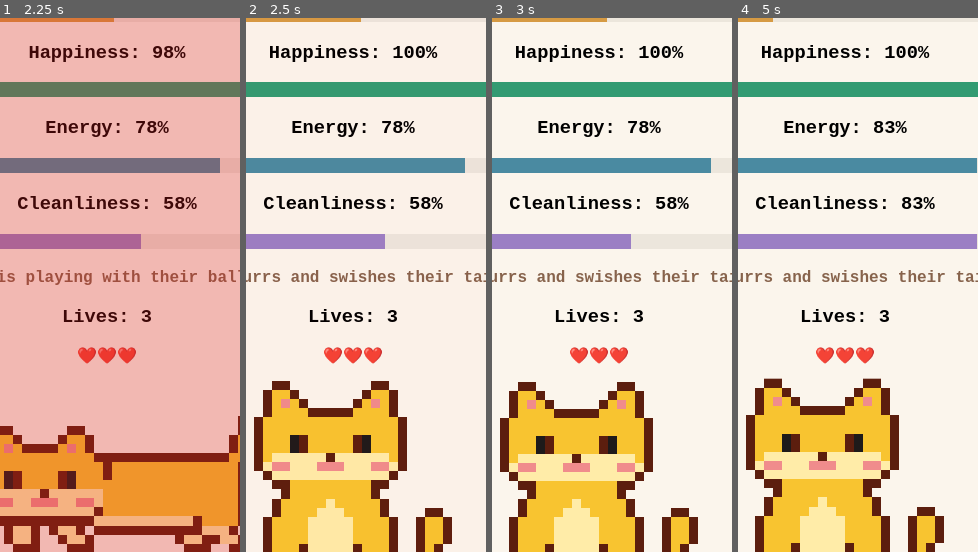
Above: before the commit, frames 1-4 (left to right).
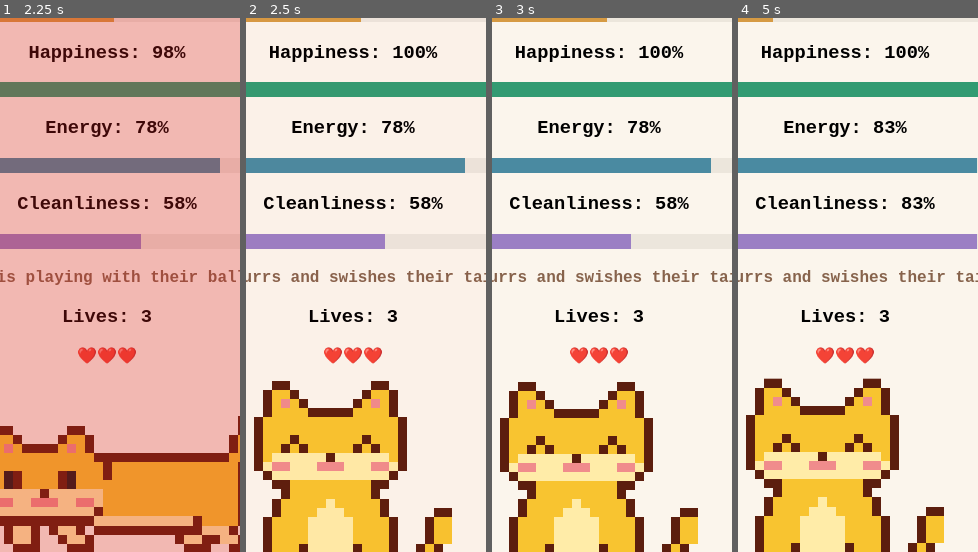
Above: after the commit, the same moments.

Repository: nannaellaraun/cat-game
Game: browser game, page index.html
The game is run twice, just before and just after one commit, with the same random seed, the same clock (stepped at 60 frames per second) and the same inputs.
Inputs:
- Up to frame 1 (2.25 s): click "Play with Cat" at 0.27 s; click "Meow" at 1.27 s; click "Belly rub" at 1.87 s; click "Play with Cat" at 2.02 s
- Up to frame 2 (2.5 s): click "Pet Cat" at 2.47 s
- Up to frame 3 (3 s): no input
- Up to frame 4 (5 s): click "Meow" at 3.07 s; click "Feed Cat" at 3.67 s; click "Brush Cat" at 4.27 s; click "Meow" at 4.52 s; click "Pet Cat" at 4.87 s
The pictures show only the part of the screen within x 28-78%, y 26-76%; the shares and areas given below are measured in that part.

Frame 1 is identical in both runs. In frame 2, 1.2% of the frame differs, in the area x 14-86%, y 78-99%; in frame 3, 1.2%; in frame 4, 1.2%.

Commit message:
Add petting animation and belly rub roll-over animation
Co-Authored-By: Claude Opus 5.5 <noreply@anthropic.com>

Diff:
--- a/game.js
+++ b/game.js
@@ -184,6 +184,7 @@
       cat.activity = "neutral";
       cat.happiness = up(cat.happiness, 5);
       cat.message = cat.name + " purrs and swishes " + pronoun().possessive + " tail.";
+      nextAnimation = "pet";
     }
   },
   bellyRub() {
@@ -191,6 +192,7 @@
     cat.activity = "neutral";
     cat.happiness = up(cat.happiness, 10);
     cat.message = cat.name + " rolls over and purrs. Belly rubs are the best!";
+    nextAnimation = "belly";
   },
   brush() {
     if (Math.random() < traits().brushScratchChance) return scratch();
@@ -330,6 +332,7 @@
 }
 
 function doAction(name) {
+  if (name !== "timePassed") stopAnimation();
   // Doing anything else breaks the petting streak; time passing doesn't.
   if (name !== "pet" && name !== "timePassed") cat.petStreak = 0;
   actions[name]();
@@ -340,6 +343,8 @@
   applyRules();
   saveState();
   render();
+  if (nextAnimation) playAnimation(nextAnimation);
+  nextAnimation = null;
 }
 
 // ---------- Drawing the page ----------
@@ -394,7 +399,8 @@
   const look = { hat: isPartyTime(), messy: cat.cleanliness <= MESSY_AT };
   const draw = (extra) => drawCat(sprite, cat.color, cat.coat, cat.eyes, { ...look, ...extra });
   catFrames = { normal: draw(), blink: draw({ blink: true }), tail: draw({ tail: true }) };
-  $("cat-image").src = catFrames.normal;
+  catLook = look;
+  if (!animation) $("cat-image").src = catFrames.normal;
   $("game-over-image").src = drawCat("gameOver", cat.color, cat.coat, cat.eyes);
 }
 
@@ -403,8 +409,66 @@
 // The cat blinks now and then and swishes its tail every few seconds.
 // (Breathing is a CSS animation in style.css.)
 let catFrames = {};
-const showFrame = (name) => ($("cat-image").src = catFrames[name]);
+let catLook = {};
+const reducedMotion = window.matchMedia("(prefers-reduced-motion: reduce)").matches;
+const showFrame = (name) => {
+  if (!animation) $("cat-image").src = catFrames[name];
+};
 const randomBetween = (min, max) => min + Math.random() * (max - min);
+
+// Petting and belly rubs play a short animation, then the cat goes back to normal.
+let nextAnimation = null; // set by an action, played after the page is drawn
+let animation = null; // the animation playing right now
+
+// Each animation is a list of pictures shown one after another: [sprite, extra drawing options, milliseconds].
+const repeat = (steps, times) => Array.from({ length: times }, () => steps).flat();
+
+const ANIMATIONS = {
+  // happy ^ ^ eyes and a fast tail swish
+  pet: {
+    still: ["neutral", { happy: true }],
+    steps: repeat([["neutral", { happy: true, tail: true }, 200], ["neutral", { happy: true }, 200]], 5),
+  },
+  // lies down, rolls onto its back, then rolls back and sits up
+  belly: {
+    still: ["belly", {}],
+    steps: [
+      ["sleepy", {}, 300],
+      ["belly", {}, 2400],
+      ["sleepy", {}, 300],
+      ["neutral", {}, 250],
+    ],
+  },
+};
+
+function playAnimation(name) {
+  stopAnimation();
+  const { still, steps } = ANIMATIONS[name];
+  const draw = ([sprite, extra]) => drawCat(sprite, cat.color, cat.coat, cat.eyes, { ...catLook, ...extra });
+  const image = $("cat-image");
+  const length = steps.reduce((sum, step) => sum + step[2], 0);
+  animation = { timers: [] };
+
+  if (reducedMotion) {
+    // With reduced motion the main picture stays still for the same time.
+    image.src = draw(still);
+  } else {
+    let at = 0;
+    for (const step of steps) {
+      const url = draw(step);
+      animation.timers.push(setTimeout(() => (image.src = url), at));
+      at += step[2];
+    }
+  }
+  animation.timers.push(setTimeout(stopAnimation, length));
+}
+
+function stopAnimation() {
+  if (!animation) return;
+  animation.timers.forEach(clearTimeout);
+  animation = null;
+  $("cat-image").src = catFrames.normal;
+}
 
 function blinkLoop() {
   setTimeout(() => {
@@ -423,7 +487,7 @@
   }, randomBetween(4000, 8000));
 }
 
-if (!window.matchMedia("(prefers-reduced-motion: reduce)").matches) {
+if (!reducedMotion) {
   blinkLoop();
   tailLoop();
 }
--- a/index.html
+++ b/index.html
@@ -5,7 +5,7 @@
 <meta name="viewport" content="width=device-width, initial-scale=1">
 <title>Cat Game</title>
 <!-- Bump ?v= on every update so browsers load the new files, not an old saved copy -->
-<link rel="stylesheet" href="style.css?v=20261105-4">
+<link rel="stylesheet" href="style.css?v=20261105-8">
 </head>
 <body>
 <div class="game">
@@ -104,7 +104,7 @@
   </dialog>
 
 </div>
-<script src="sprites.js?v=20261105-4"></script>
-<script src="game.js?v=20261105-4"></script>
+<script src="sprites.js?v=20261105-8"></script>
+<script src="game.js?v=20261105-8"></script>
 </body>
 </html>
--- a/sprites.js
+++ b/sprites.js
@@ -34,6 +34,7 @@
     ],
     regions: {ears: [[0, 0, 6, 3], [10, 0, 16, 3]], mask: [[5, 7, 11, 10]], tail: [[15, 14, 21, 21]], paws: [[0, 21, 14, 22]]},
     hat: [8, 2], // party hat: middle column and bottom row
+    happyEyes: [[3, 7], [4, 6], [5, 7], [11, 7], [12, 6], [13, 7]], // ^ ^ when petted
   },
   angry: {
     art: [
@@ -172,6 +173,27 @@
     ],
     regions: {ears: [[0, 0, 4, 2], [8, 0, 12, 2]], mask: [[5, 7, 9, 9]], tail: [[11, 12, 24, 13]], paws: [[2, 11, 10, 12]]},
     hat: [6, 1], // party hat: middle column and bottom row
+  },
+  belly: {
+    art: [
+      ".....................................",
+      ".....................................",
+      ".....................................",
+      ".....................................",
+      "...............KK...KK..KK..KK.......",
+      "..KKKKKKKKKK..KLLK.KLLKKLLKKLLK..KK..",
+      ".KLLLLLLLLLLK.KYYK.KYYKKYYKKYYK.KYYK.",
+      "KLPPLLKKKLLPPKKYYK.KYYKKYYKKYYK.KYOK.",
+      "KLLLLLLKLLLLLKKYYKKKYYKKYYKKYYK.KYYK.",
+      "KYCYCYYYYCYCYLLLLLLLLLLLLLLLLLK.KYOK.",
+      "KYYCYYYYYYCYYLLLLLLLLLLLLLLLLLLKKYYK.",
+      "KYYYYOOYYYYYKLLLLLLLLLLLLLLLLLLKKYOK.",
+      "KYYYOYYOYYYYKYYOYYYOYYYOYYYOYYYYYYYK.",
+      "KYPYKKKKKYPYKYOYYYOYYYOYYYOYYYYKKKK..",
+      "KYYK....KYYKKYYYYYYYYYYYYYYYYYK......",
+      ".KK......KK.KKKKKKKKKKKKKKKKKK.......",
+    ],
+    regions: {ears: [[0, 13, 4, 15], [8, 13, 12, 15]], mask: [[5, 6, 9, 9]], tail: [[32, 5, 35, 12]], paws: [[14, 4, 31, 5]]},
   },
   gameOver: {
     art: [
@@ -362,6 +384,14 @@
   });
 }
 
+// Happy eyes: the open eyes become ^ ^ arcs (only for sprites that list happyEyes).
+function happyEyes(grid, cells) {
+  grid.forEach((row) => row.forEach((c, x) => {
+    if (c === "E" || c === "F" || c === "D") row[x] = "Y";
+  }));
+  for (const [x, y] of cells) grid[y][x] = "C";
+}
+
 // Tail swish: the upper part of the tail moves one pixel sideways.
 // Only the tail's own pixels move (not the body outline at the edge of the tail box).
 function swishTail(grid, regions) {
@@ -400,14 +430,15 @@
 
 // Returns an image URL of the sprite in the given color, coat and eye color.
 // Options: hat (birthday party hat), messy (tufts and dirt when the cat needs brushing),
-// blink (eyes closed) and tail (tail swished to the side) for the animation frames.
+// blink (eyes closed), tail (tail swished to the side) and happy (^ ^ eyes) for the animation frames.
 function drawCat(spriteName, colorName, coatName, eyesName, options = {}) {
   const sprite = SPRITES[spriteName];
   const hat = Boolean(options.hat && sprite.hat);
   const messy = Boolean(options.messy);
   const blink = Boolean(options.blink);
   const tail = Boolean(options.tail);
-  const key = [spriteName, colorName, coatName, eyesName, hat, messy, blink, tail].join("/");
+  const happy = Boolean(options.happy && sprite.happyEyes);
+  const key = [spriteName, colorName, coatName, eyesName, hat, messy, blink, tail, happy].join("/");
   if (spriteCache[key]) return spriteCache[key];
 
   const color = CAT_COLORS[colorName] || CAT_COLORS.orange;
@@ -415,7 +446,8 @@
   const eyes = CAT_EYES[eyesName] || CAT_EYES.black;
 
   const grid = sprite.art.map((row) => [...row]);
-  if (blink) closeEyes(grid);
+  if (happy) happyEyes(grid, sprite.happyEyes);
+  else if (blink) closeEyes(grid);
   if (tail) swishTail(grid, sprite.regions);
   if (messy) makeMessy(grid);
 
